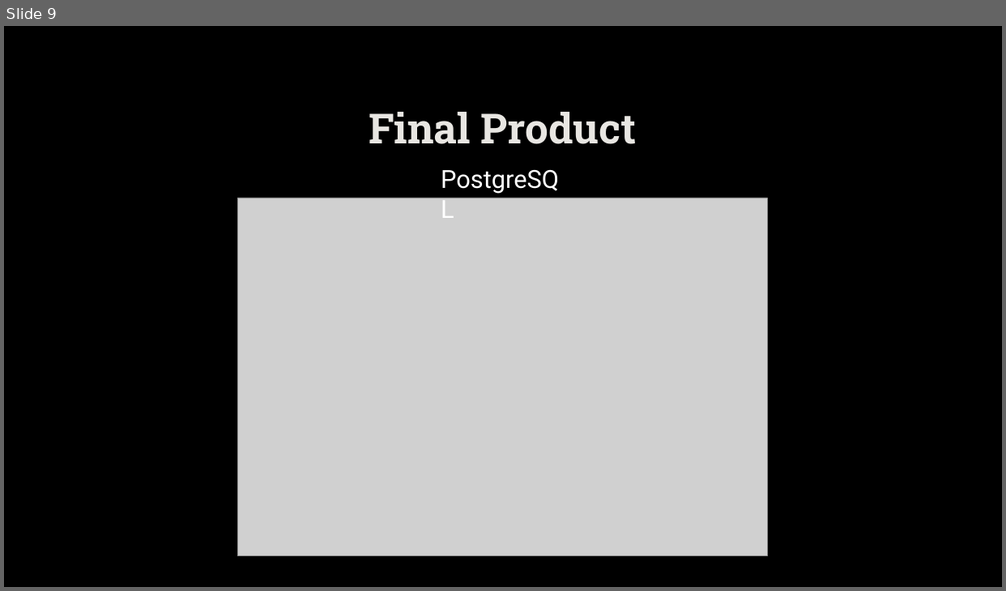
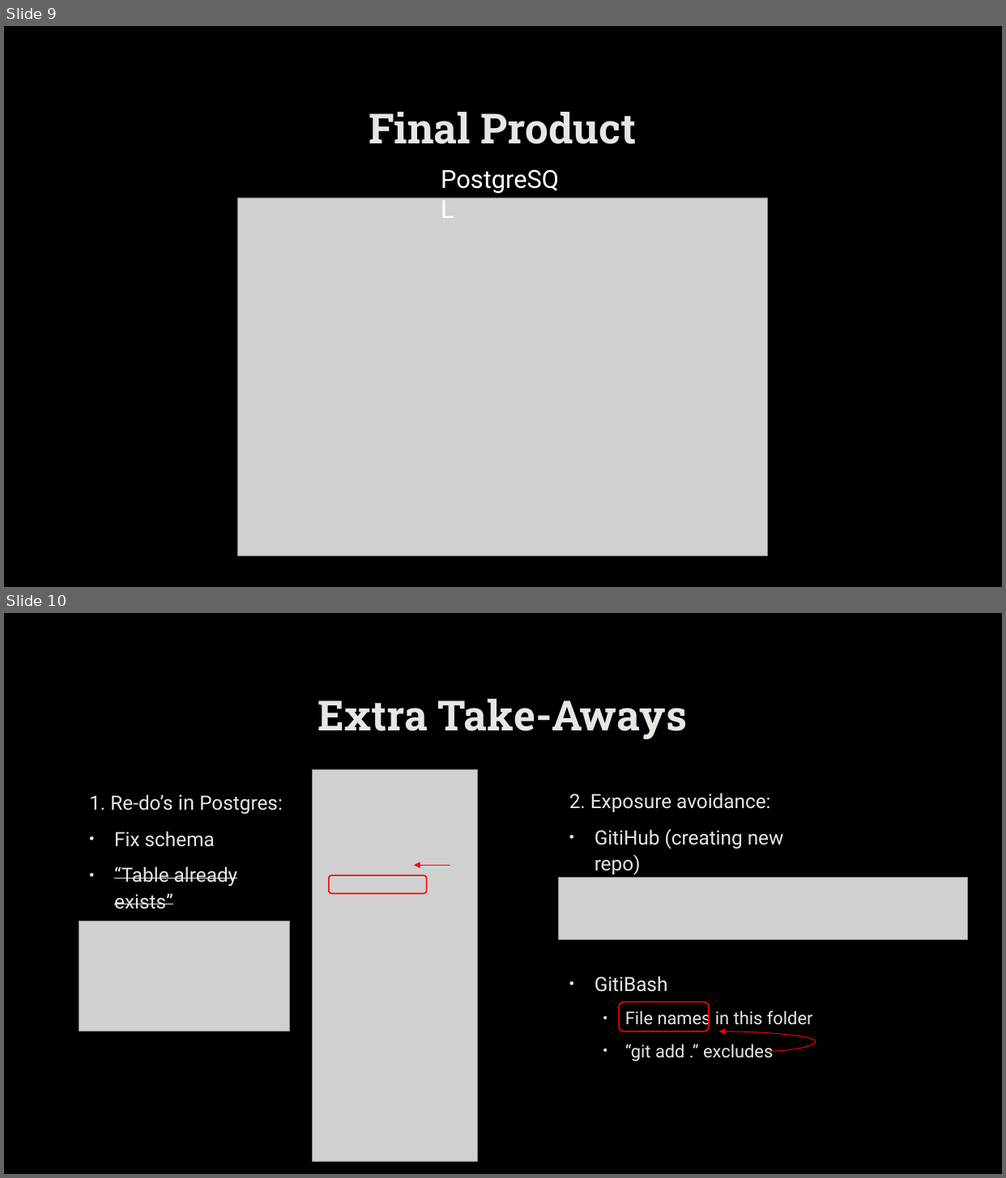
Before and after one commit to pamhinostroza/ETL_Project, a slide deck: Presentation.pptx. Shown one above the other, each under a label of ours: slide 9 before the commit, slides 9 and 10 after it. The pictures are 1006x591 and 1006x1178 pixels, drawn with LibreOffice and Linux fonts; fonts in the diff are those of the drawing; grey boxes stand for pictures; background and template pictures are left out. Boxes give left, top, right and bottom in pixels: in the first picture for what was removed or moved away, otherwise in the second. Text is boxed around its words. In the diff, an @@ line names an element or a change of style, - is before the commit and + after.

Commit message:
extra stuff added

```diff
--- a/Presentation.pptx
+++ b/Presentation.pptx
@@ slide 10 added at box(4, 613, 1002, 1174), background picture (left out) @@
@@ title added at box(318, 699, 688, 739), 40 pt, text #E8E6E2, bold @@
+Extra Take-Aways
@@ picture added at box(313, 769, 477, 1161) @@
@@ text added at box(89, 794, 283, 909), 19 pt, text #E8E6E2 @@
+1. Re-do’s in Postgres:
+• Fix schema
+• “Table already exists”
@@ text added at box(569, 793, 784, 875), 19 pt, text #E8E6E2 @@
+2. Exposure avoidance:
+• GitiHub (creating new repo)
@@ rounded rectangle added at box(329, 875, 427, 894), outline #FF0000 1.25 pt @@
@@ arrow added from (450, 865) to (414, 865), #FF0000 0.75 pt @@
@@ picture added at box(559, 877, 968, 940) @@
@@ picture added at box(79, 922, 290, 1032) @@
@@ text added at box(594, 976, 813, 1062), 17 pt, text #E8E6E2 @@
+• GitiBash
+  • File names in this folder
+  • “git add .” excludes
@@ rounded rectangle added at box(620, 1003, 710, 1032), outline #FF0000 1.25 pt @@
@@ curved arrow added from (769, 1052) to (719, 1032), #FF0000 0.75 pt @@
```
